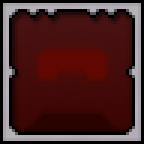
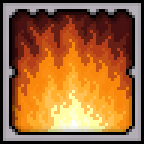
Layered file, before and after one edit (144 x 144). Changes by layer:
added layer "Fire #1" above "Pasted Layer" over (12, 15, 132, 132)
